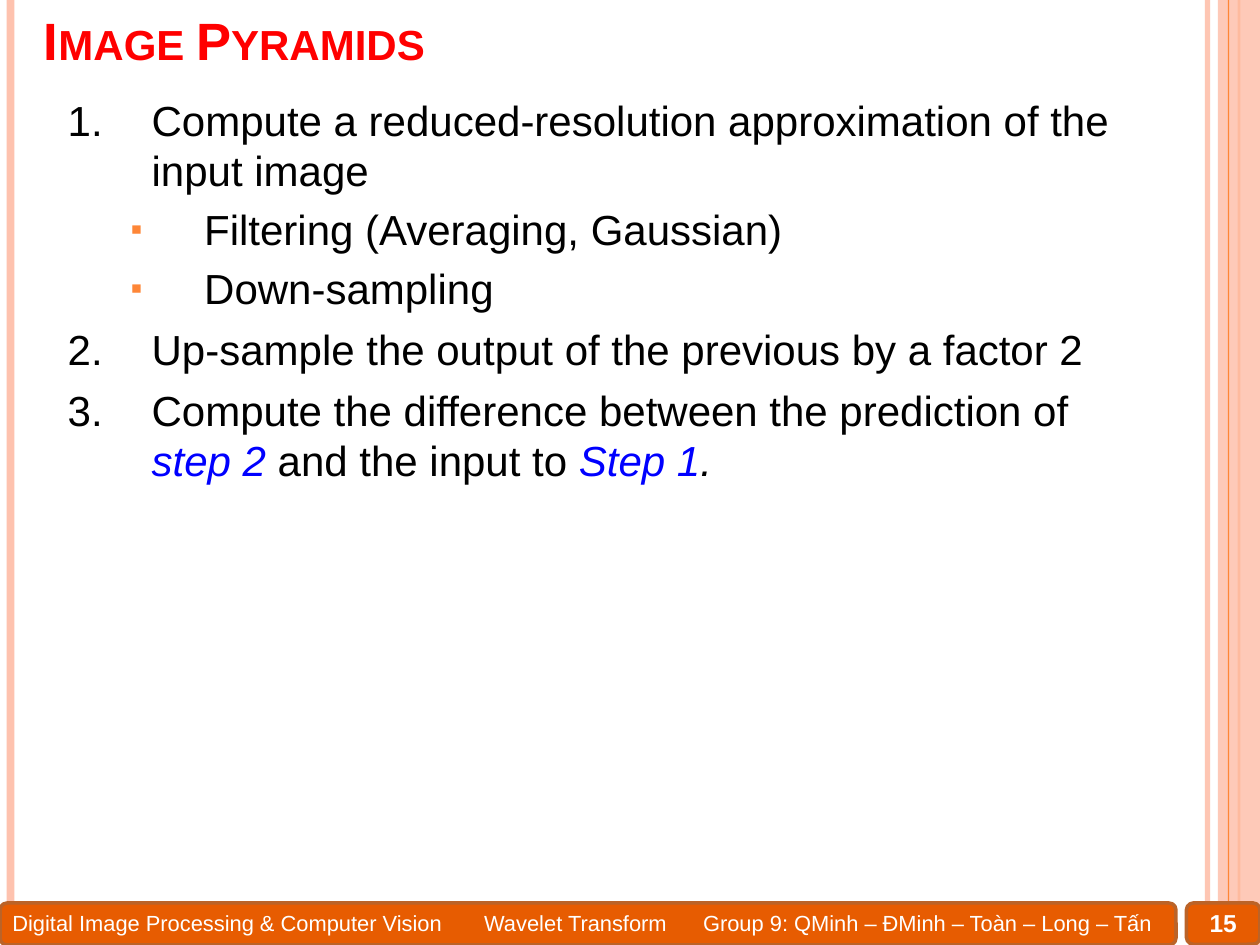
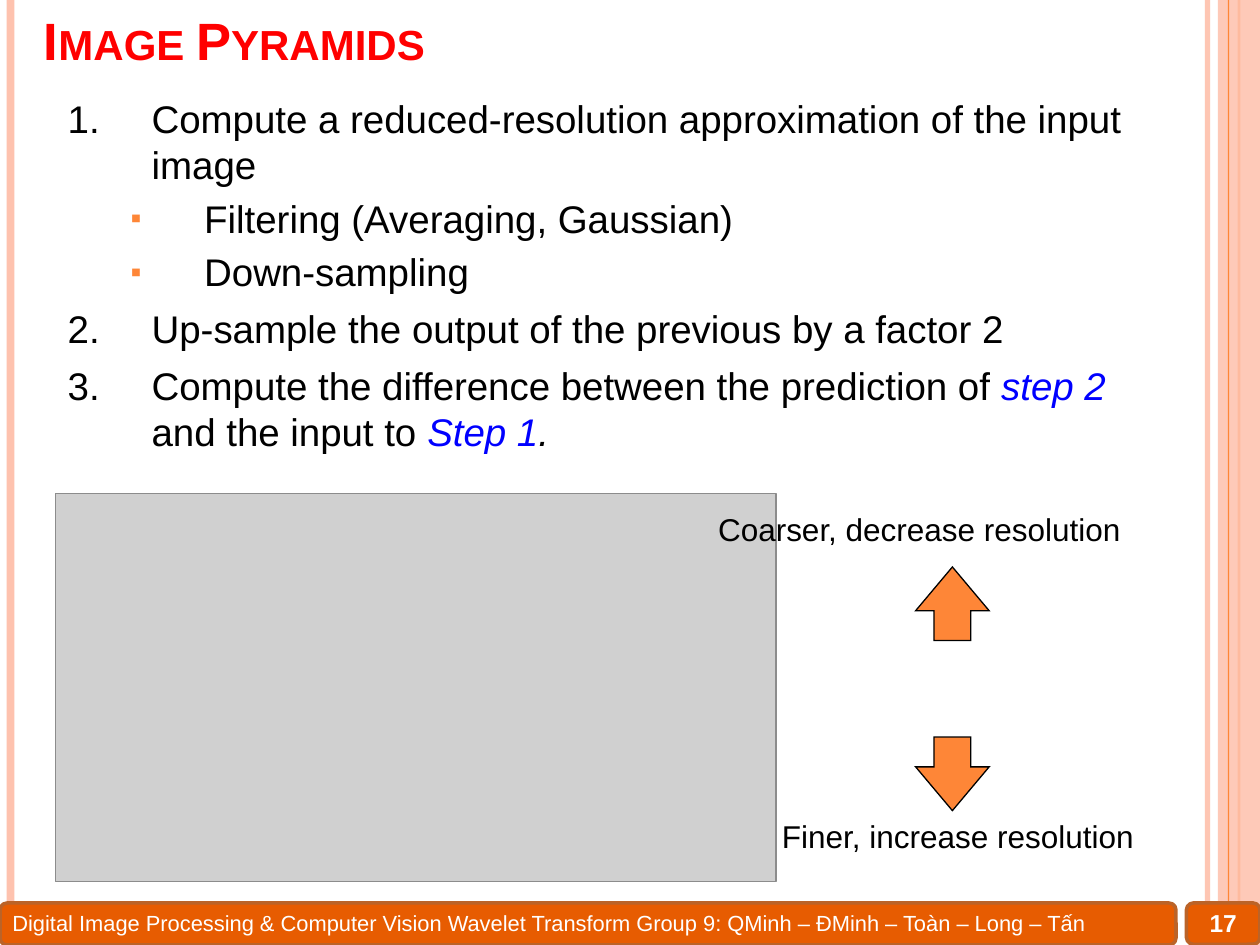
Before and after one commit to Alex7Huynh/dip-g9, a slide deck: slide 17 of 6. PPT/Wavelet transform.pptx (slide 15 before the commit). Drawn at 1260x945 pixels with LibreOffice and Linux fonts; fonts in the diff are those of the drawing; grey boxes stand for pictures. Boxes give left, top, right and bottom in pixels: in the first picture for what was removed or moved away, otherwise in the second. Text is boxed around its words. In the diff, an @@ line names an element or a change of style, - is before the commit and + after.

```diff
--- a/6. PPT/Wavelet transform.pptx
+++ b/6. PPT/Wavelet transform.pptx
@@ text "Compute a reduced-resolution approximation of ..." at <box>152,105,1121,454</box>: size 24 to 22 pt @@
@@ picture added at <box>55,494,776,882</box> @@
@@ text added at <box>718,516,1121,547</box>, 18 pt, text #000000 @@
+Coarser, decrease resolution
@@ up arrow added at <box>916,567,989,640</box>, fill #FE8637, outline #000000 0.75 pt @@
@@ up arrow added at <box>916,737,989,810</box>, fill #FE8637, outline #000000 0.75 pt @@
@@ text added at <box>782,825,1134,852</box>, 18 pt, text #000000 @@
+Finer, increase resolution
@@ text "Digital Image Processing & Computer ..." rewrapped from <box>12,914,1152,935</box> to <box>12,914,1085,935</box> @@
@@ page number at <box>1210,915,1237,932</box>: text changed @@
-15
+17
```
Also in this commit, not shown: 20 other slides changed, 12 slides added, 17 slides removed, 1 other file.
